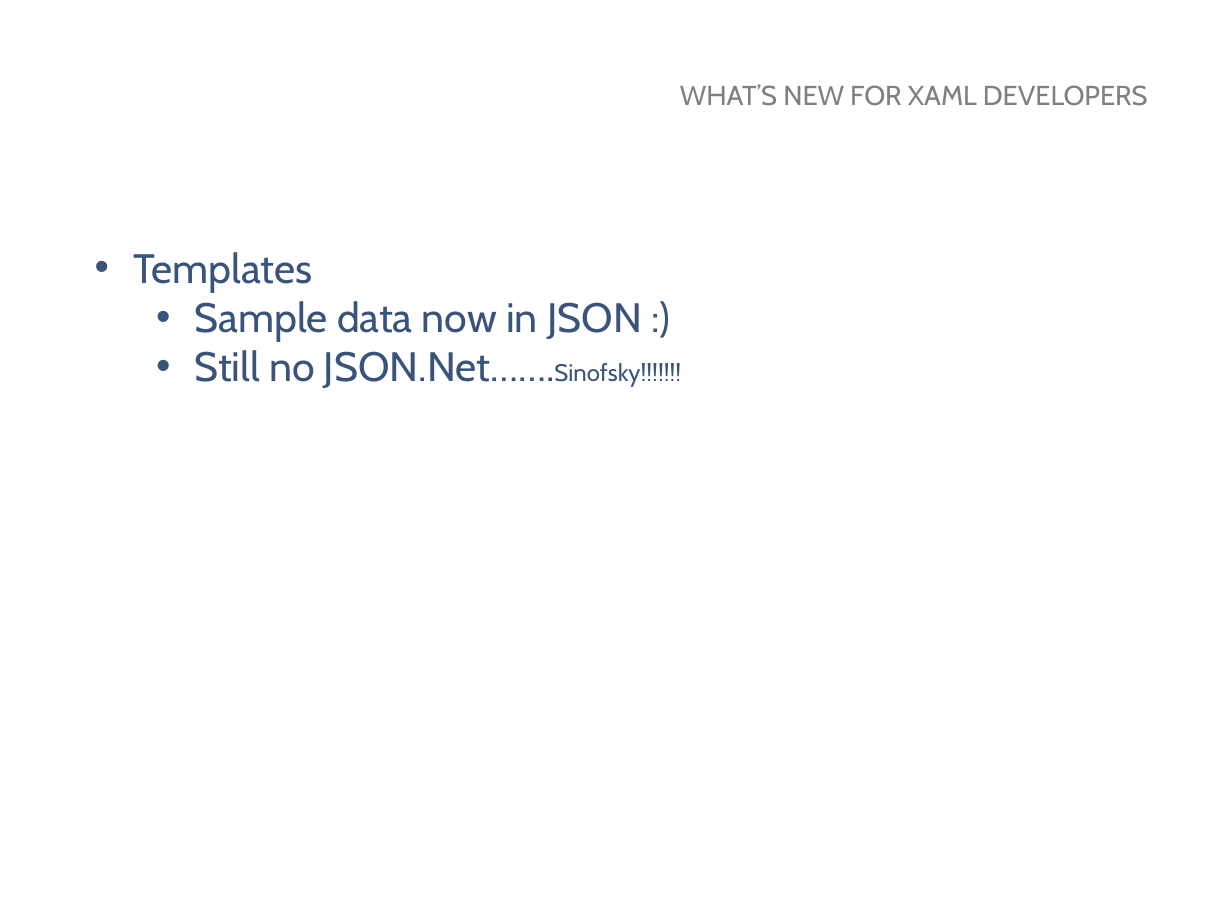
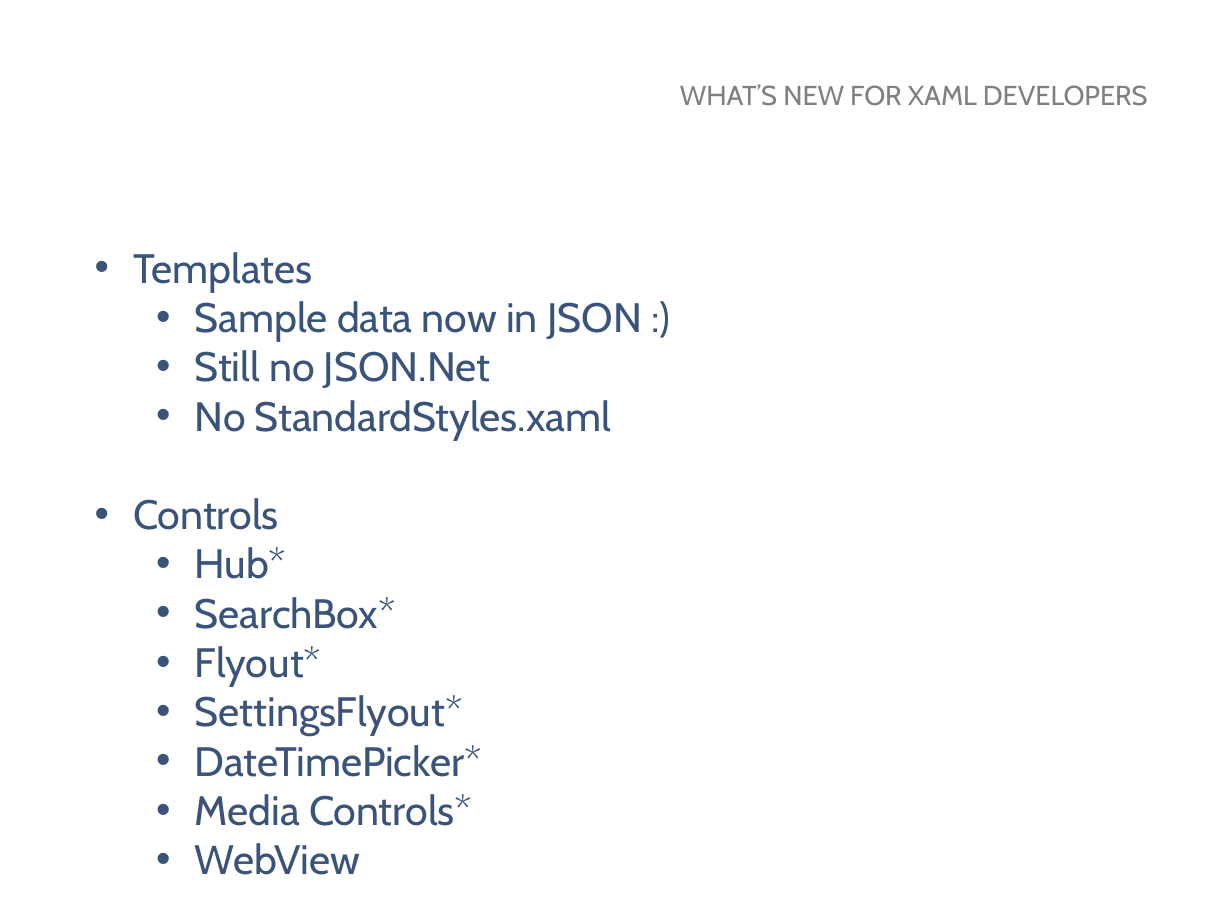
Before and after one commit to MarkerMetro/MarkerMetro.Talks, a slide deck: slide 9 of WhatsNewInWindows81/WhatsNewInWindows81.pptx. Drawn at 1232x924 pixels with LibreOffice and Linux fonts; fonts in the diff are those of the drawing; background and template pictures are left out. Boxes give left, top, right and bottom in pixels: in the first picture for what was removed or moved away, otherwise in the second. Text is boxed around its words. In the diff, an @@ line names an element or a change of style, - is before the commit and + after.

Commit message:
latest slides

```diff
--- a/WhatsNewInWindows81/WhatsNewInWindows81.pptx
+++ b/WhatsNewInWindows81/WhatsNewInWindows81.pptx
@@ text at (133,350,611,875): text changed @@
-  • Still no JSON.Net…….Sinofsky!!!!!!!
+  • Still no JSON.Net
+  • No StandardStyles.xaml
+• Controls
+  • Hub*
+  • SearchBox*
+  • Flyout*
+  • SettingsFlyout*
+  • DateTimePicker*
+  • Media Controls*
+  • WebView
```
Also in this commit, not shown: 3 other slides changed, 1 slide added.
